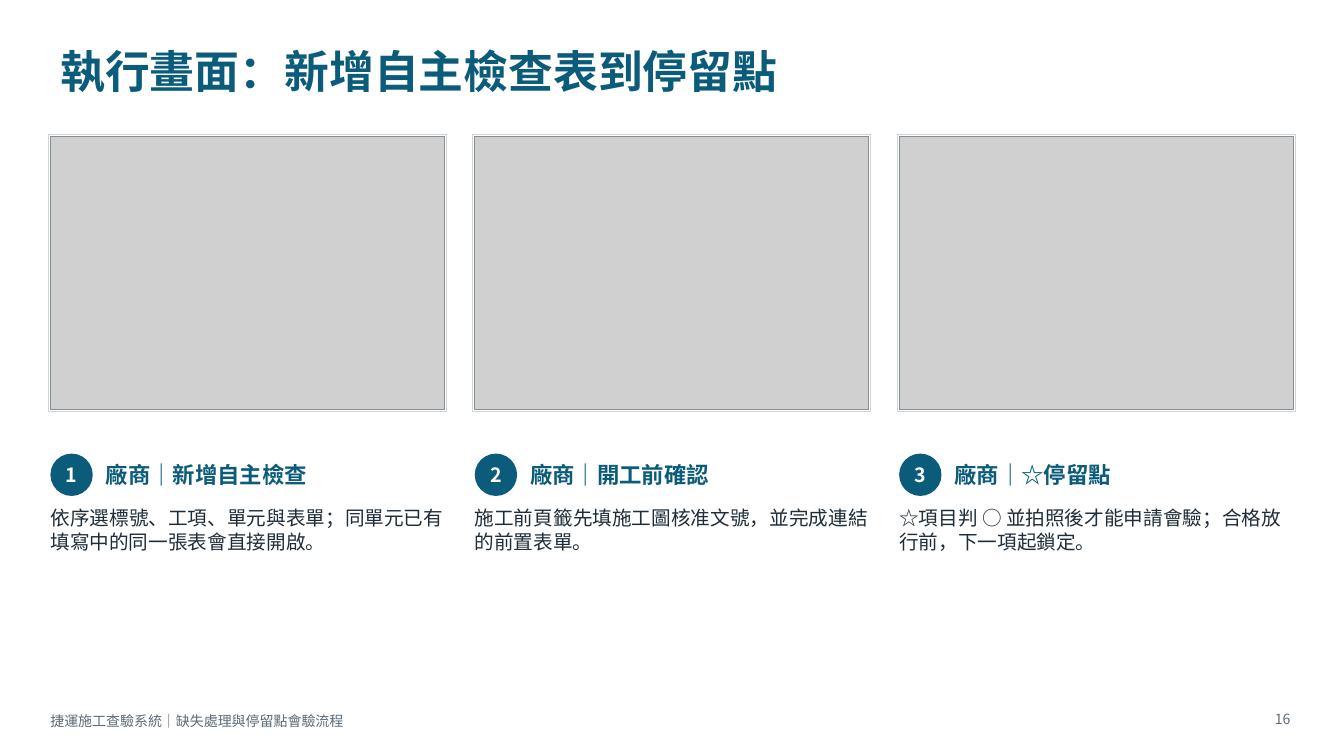
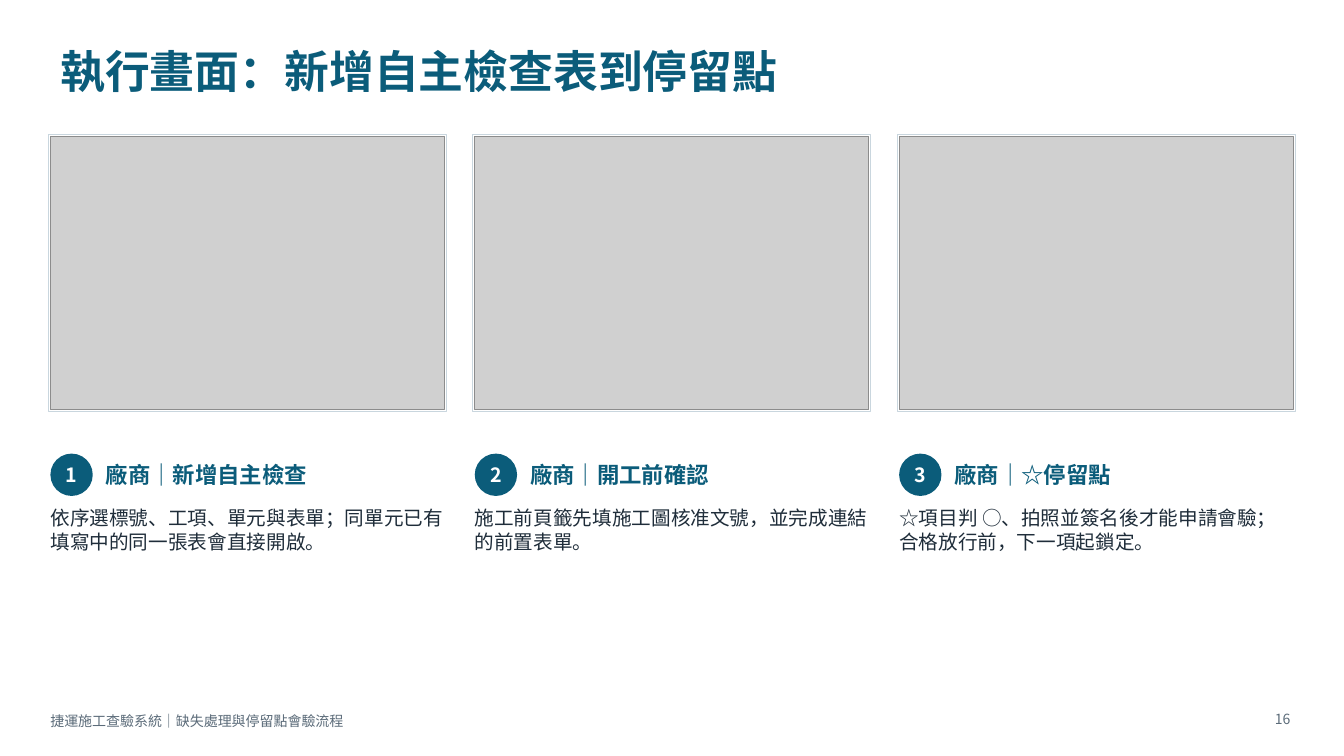
Before and after one commit to brianchou7310/MRT-Construction-QMS, a slide deck: slide 16 of 捷運施工查驗系統_缺失與停留點流程說明.pptx. Drawn at 1344x756 pixels with LibreOffice and Linux fonts; fonts in the diff are those of the drawing; grey boxes stand for pictures. Boxes give left, top, right and bottom in pixels: in the first picture for what was removed or moved away, otherwise in the second. Text is boxed around its words. In the diff, an @@ line names an element or a change of style, - is before the commit and + after.

```diff
--- a/捷運施工查驗系統_缺失與停留點流程說明.pptx
+++ b/捷運施工查驗系統_缺失與停留點流程說明.pptx
@@ text at [899, 508, 1276, 551]: text changed @@
-☆項目判 ○ 並拍照後才能申請會驗；合格放行前，下一項起鎖定。
+☆項目判 ○、拍照並簽名後才能申請會驗；合格放行前，下一項起鎖定。
```
Also in this commit, not shown: 3 other slides changed.
